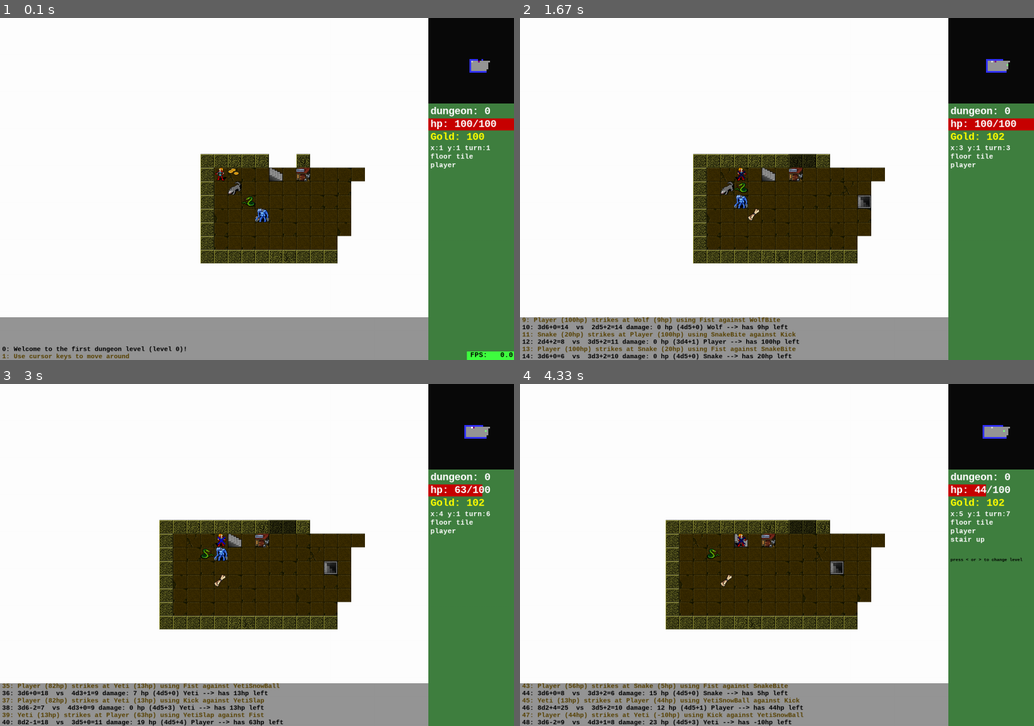
Above: before the commit, frames 1-4 (two rows, left to right).
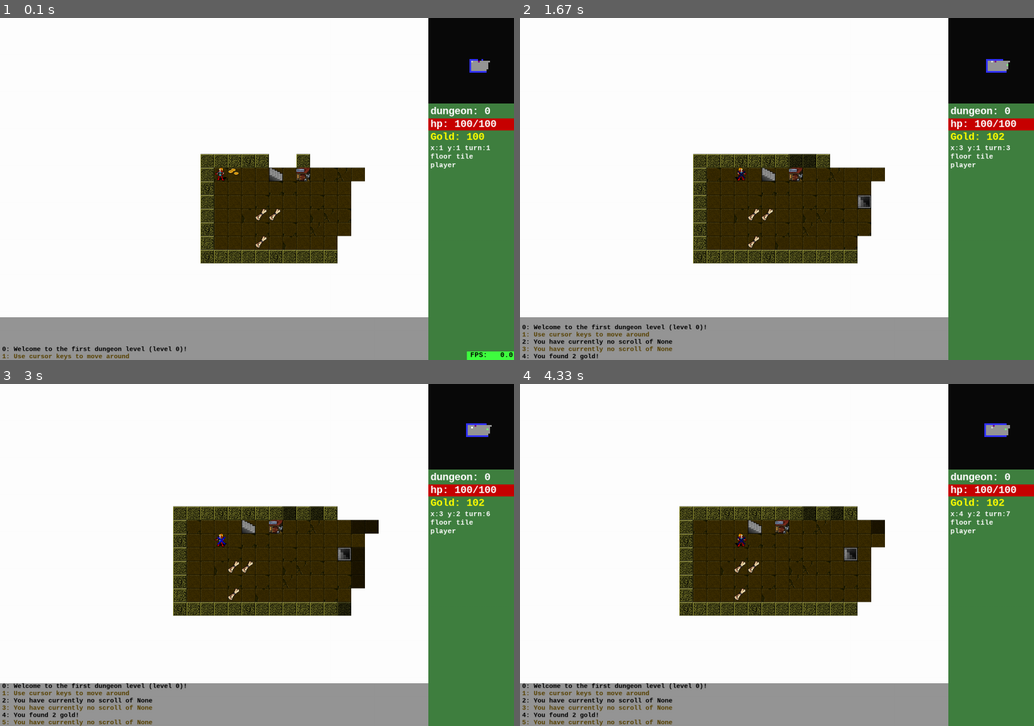
Above: after the commit, the same moments.

Repository: spheppner/roguebasin_python3
Game: pygame game, started from base_pygame_13.py
The game is run twice, just before and just after one commit, with the same random seed, the same clock (stepped at 60 frames per second) and the same inputs.
Inputs:
- Up to frame 1 (0.1 s): no input
- Up to frame 2 (1.67 s): hold Right Ctrl 0.33-0.8 s; hold Right 0.33-0.8 s; hold Right 0.83-1.3 s; tap Shift at 0.9, 1.2 s; tap 1 at 0.98 s
- Up to frame 3 (3 s): hold Right 1.67-2.13 s; tap Shift at 1.73, 2.03, 2.23, 2.53, 2.8 s; hold Left 2.17-2.7 s; tap Ctrl at 2.32 s; hold Down from 2.73 s (still down); tap 1 at 2.88 s
- Up to frame 4 (4.33 s): release Down at 3.03 s; hold Right from 3.9 s (still down); tap Shift at 3.97, 4.27 s; tap 1 at 4.05 s

The runs differ from the first frame. In frame 1, 0.6% of the frame differs, in the area x 39-69%, y 40-72%; in frame 2, 2.8%; in frame 3, 9.6%, in the area x 0-100%, y 11-100%; in frame 4, 9.5%.

Commit message:
valid destinations for blink spell

Diff:
--- a/base_pygame_13.py
+++ b/base_pygame_13.py
@@ -20,11 +20,17 @@
 
 import os
 
-
-
-# TODO: cursor darf nicht in unerforschte zellen gehen
-# TODO diagonal movement for player ? or not allowing diagonal movement for monsters...
+# declare constants
+ALPHABET = "abcdefghijklmnopqrstuvwxyz0123456789"
+
+
+
 # TODO monster speed > 1 tile possible ?
+# TODO monsters should appear as blip in radar
+# TODO rework NaturalWeapon
+# TODO Item
+# TODO Equipment
+# TODO Consumable
 
 class NaturalWeapon():
 
@@ -346,13 +352,14 @@
 
 class Tile():
     """# a tile of the map and its properties
-       block_movement means blocking the movement of Monster/Player, like a wall
+       block_movement means blocking the movement of Monster/Player, like a wall or water
        block_sight means blocking the field of view
+       block_flying means the tile blocks flying objects like arrows or flying monsters
     """
 
     # number = 0  # "globale" class variable
 
-    def __init__(self, char, block_movement=None, block_sight=None, explored=False):
+    def __init__(self, char, block_movement=None, block_sight=None, explored=False, block_flying=None):
         # self.number = Tile.number
         # Tile.number += 1 # each tile instance has a unique number
         # generate a number that is mostly 0,but very seldom 1 and very rarely 2 or 3
@@ -361,16 +368,20 @@
         self.char = char
         self.block_movement = block_movement
         self.block_sight = block_sight
+        self.block_flying = block_flying
         self.explored = explored
         # graphic_index is a random number to choose one of several graphical tiles
         #self.graphic_index = random.randint(1, 4)
         # --- some common tiles ---
         if char == "#":  # wall
             self.block_movement = True
+            self.block_flying = True
             self.block_sight = True
-            self.i = random.randint(1, 10)
+            #self.i = random.randint(1, 10)
+            self.decoration = randomizer((.55, 0.25, 0.15, 0.05))
         elif char == ".":  # floor
             self.block_movement = False
+            self.block_flying = False
             self.block_sight = False
             # self.i = random.randint(1,10)
 
@@ -429,9 +440,10 @@
         self.color = (200, 200, 0)
         self.char = "i"
         self.hint = "consumable magic scroll "
-        self.spell = random.choice(("blink", "blink", "fear",
+        self.spell = random.choice(("blink", "blink", "fear", "fear", "bleed", "bleed",
                                     "bleed", "magic map","magic map","magic map","magic map","magic map","magic map",
-                                    "magic missile", "fireball"))
+                                    "magic missile", "magic missile", "magic missile",
+                                    "fireball", "fireball", "fireball"))
         # disarm onfuse hurt bleed combat bless defense bless bull strenght dragon strenght superman
 
 class Gold(Object):
@@ -580,18 +592,19 @@
         self.items = {}
         self.gold = 100
         self.scrolls = {}
+        self.scroll_list = []
         self.image_name = "arch-mage"
 
     def calculate_scroll_list(self):
         """returns a list of (key, spell name, number of scrolls) tuples"""
-        alphabet = "abcdefghijklmnopqrstuvwxyz"
+
         result = []
         for i, spell in enumerate(self.scrolls):
-            result.append((alphabet[i], spell, self.scrolls[spell]))
-        return result
+            result.append((ALPHABET[i], spell, self.scrolls[spell]))
+        self.scroll_list  =  result
 
     def spell_from_key(self, key):
-        for i, spell, number in ( self.calculate_scroll_list()):
+        for i, spell, number in  self.scroll_list:
             if i == key and number > 0:
                 return spell
         return None
@@ -627,14 +640,16 @@
         Game.cursor_x = self.player.x
         Game.cursor_y = self.player.y
         # Monster(2,2,0)
-        Wolf(2, 2, 0)
-        Snake(3, 3, 0)
-        Yeti(4, 4, 0)
-        Dragon(25, 5, 0)
+        #Wolf(2, 2, 0)
+        #Snake(3, 3, 0)
+        #Yeti(4, 4, 0)
+        #Dragon(25, 5, 0)
         Shop(7,1,0)
         Gold(2,1,0)
-        for _ in range(20):
+        for _ in range(15):
             Scroll(4, 4, 0)
+            Scroll(5,4,0)
+            Scroll(4,6,0)
         #Scroll(4, 5, 0)
         self.log.append("Welcome to the first dungeon level (level 0)!")
         self.log.append("Use cursor keys to move around")
@@ -678,6 +693,7 @@
                         self.player.scrolls[o.spell] += 1
                     else:
                         self.player.scrolls[o.spell] = 1
+                    self.player.calculate_scroll_list()
                     # kill this scroll instance in the dungeon
                     del Game.objects[o.number]
 
@@ -789,6 +805,52 @@
     def check_player(self):
         if self.player.hitpoints <= 0:
             Game.game_over = True
+
+    def cast(self, spell):
+        if spell not in self.player.scrolls or self.player.scrolls[spell] < 1:
+            Game.log.append("You have currently no scroll of {}".format(spell))
+            return False # no casting
+        #----- spells that need no cursor position at all -----
+        if spell == "magic map":
+            # make all tiles in this dungeon level explored
+            for y, line in enumerate(Game.dungeon[self.player.z]):
+                for x, map_tile in enumerate(line):
+                    map_tile.explored = True
+            self.player.scrolls["magic map"] -= 1
+            self.player.calculate_scroll_list()
+            return True
+
+        #----- spells that need a cursor position different from player position ---
+        if Game.cursor_y == 0 and Game.cursor_x == 0:
+            Game.log.append("you must select another tile with cursor (w,a,s,d) before casting {}".format(spell))
+            return False  # no casting
+
+        if spell == "blink":
+            # teleport to cursor position TODO: check for wall and illegal landing tiles
+            target_tile = Game.dungeon[self.player.z][self.player.y + Game.cursor_y][self.player.x + Game.cursor_x]
+            if not target_tile.explored:
+                Game.log.append("You can not blink on a unexplored tile.")
+                return False
+            if target_tile.block_movement:
+                Game.log.append("You can not blink to this tile.")
+                return False
+            if not Game.fov_map[self.player.y+Game.cursor_y][self.player.x + Game.cursor_x]:
+                Game.log.append("You can not blink on a tile outside your field of view")
+                return False
+            for o in Game.objects.values():
+                if ( o.z == self.player.z and o.y == self.player.y + Game.cursor_y and
+                     o.x == self.player.x + Game.cursor_x and o != self.player and
+                     o.is_member("Monster") and o.hitpoints > 0 ):
+                        Game.log.append("You can not blink on top of a monster")
+                        return False
+
+            self.move_player(Game.cursor_x, Game.cursor_y)
+            self.player.scrolls["blink"] -= 1
+            self.player.calculate_scroll_list()
+            return True
+
+
+
 
     def load_level(self, z, name, folder="data"):
         """load a text file and return a list of non-empty lines without newline characters"""
@@ -1557,7 +1619,7 @@
             write(self.panelscreen, text=" Magic Scrolls ", color=(80,0,80),
                   font_size = 22, x=5, y=y)
             y += 20
-        for key, spell, number in self.game.player.calculate_scroll_list():
+        for key, spell, number in self.game.player.scroll_list:
             t = "{}: {} x {}".format(key, spell, number)
             write(self.panelscreen, text=t, x=5, y=y, color=(255, 255, 255), font_size=14)
             y += 15
@@ -1646,6 +1708,14 @@
                 self.draw_panel()
                 self.draw_log()
                 continue
+
+            # ------------ pressed keys (in this moment pressed down)------
+            pressed_keys = pygame.key.get_pressed()
+            if pressed_keys[pygame.K_LSHIFT]:
+                show_range = True
+            else:
+                show_range = False
+
             # self.oldscreen = self.screen
             # -------- events ------
             for event in pygame.event.get():
@@ -1681,16 +1751,13 @@
                         # Game.cursor_y += 1
 
                     # ----- activate blink scroll, jump to cursor pos -----
-                    if event.key == pygame.K_b:
-                        if "blink" in self.game.player.scrolls and self.game.player.scrolls["blink"] > 0:
-                            if Game.cursor_y != 0 or Game.cursor_x != 0:
-                                self.new_turn()
-                                self.game.move_player(Game.cursor_x, Game.cursor_y)
-                                self.game.player.scrolls["blink"] -= 1
-                            else:
-                                Game.log.append("you must select another tile with cursor (w,a,s,d) before blinking")
-                        else:
-                            Game.log.append("You have currently no blink scroll")
+                    # ----------- magic with ctrl key and dynamic key -----
+                    #if pressed_keys[pygame.K_RCTRL] or pressed_keys[pygame.K_LCTRL]:
+                    if event.mod & pygame.KMOD_CTRL: # any or both ctrl keys are pressed
+                        key =  pygame.key.name(event.key) # name of event key: a, b, c etc.
+                        spell = self.game.player.spell_from_key(key) # get the spell that is currently bond to this key
+                        if self.game.cast(spell): # sucessfull casting -> new turn
+                            self.new_turn()
 
                     # ---- shoot laser beam to cursor -----
                     if event.key == pygame.K_1:
@@ -1794,12 +1861,7 @@
 
             self.redraw = False
 
-            # ------------ pressed keys ------
-            pressed_keys = pygame.key.get_pressed()
-            if pressed_keys[pygame.K_LSHIFT]:
-                show_range = True
-            else:
-                show_range = False
+
             # if pressed_keys[pygame.K_SPACE]:
             #    pass
 
